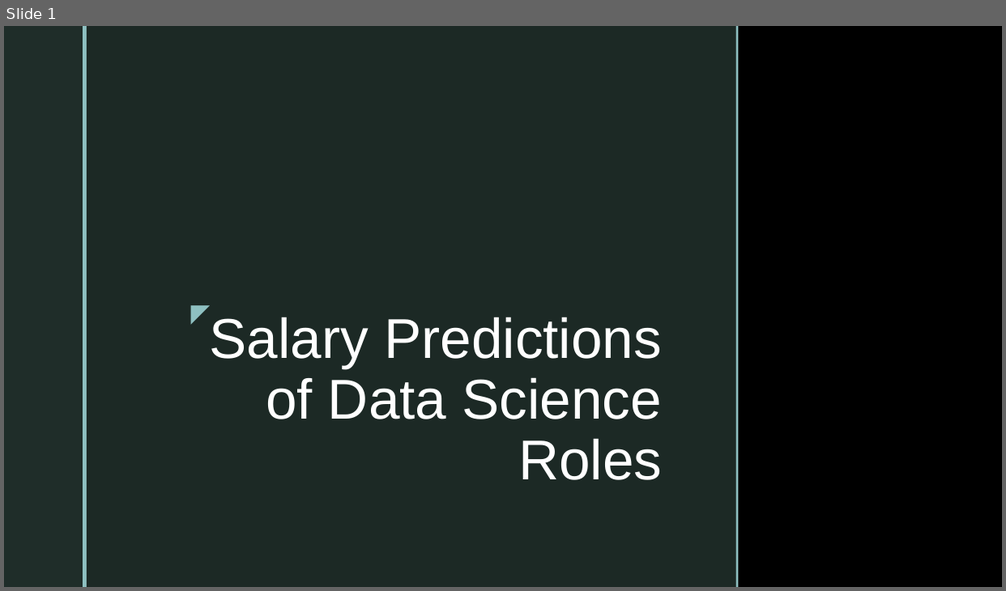
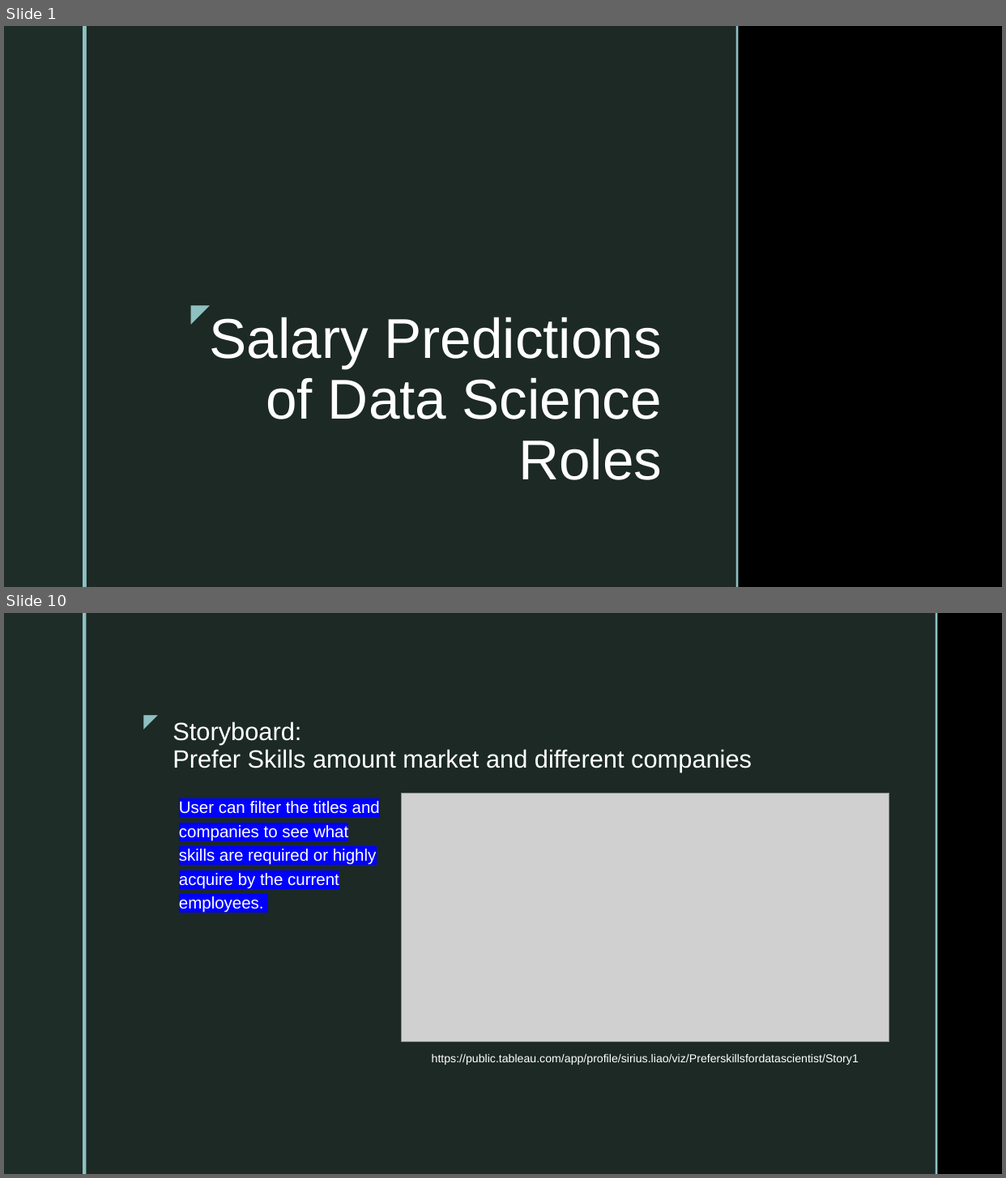
Before and after one commit to Sirius0531/final_project, a slide deck: 2nd Segment Project Deliverable/Deliverable2_Storyboard.pptx. Shown one above the other, each under a label of ours: slide 1 before the commit, slides 1 and 10 after it; the slides between them are not shown. The pictures are 1006x591 and 1006x1178 pixels, drawn with LibreOffice and Linux fonts; fonts in the diff are those of the drawing; grey boxes stand for pictures; background and template pictures are left out. Boxes give left, top, right and bottom in pixels: in the first picture for what was removed or moved away, otherwise in the second. Text is boxed around its words. In the diff, an @@ line names an element or a change of style, - is before the commit and + after.

```diff
--- a/2nd Segment Project Deliverable/Deliverable2_Storyboard.pptx
+++ b/2nd Segment Project Deliverable/Deliverable2_Storyboard.pptx
@@ slide 10 added at box(4, 613, 1002, 1174), background picture (left out); not listed: 2 template elements that a slide beside it also shows @@
@@ rectangle added at box(87, 613, 936, 1174), fill #1F2D29 at 92% opacity @@
@@ rectangle added at box(936, 613, 938, 1174), fill #8EC0C1 @@
@@ text added at box(131, 705, 165, 735), 18 pt, text #8EC0C1 @@
+◤
@@ title added at box(172, 722, 752, 772), 24 pt, text #FFFFFF @@
+Storyboard:
+Prefer Skills amount market and different companies
@@ text added at box(179, 801, 380, 913), 16 pt, text #FFFFFF @@
+User can filter the titles and companies to see what skills are required or highly acquire by the current employees.
@@ picture added at box(402, 793, 889, 1042) @@
@@ text added at box(432, 1054, 859, 1065), 11 pt, text #FFFFFF @@
+https://public.tableau.com/app/profile/sirius.liao/viz/Preferskillsfordatascientist/Story1
```
Also in this commit, not shown: 7 slides changed, 3 other slides added, 1 slide removed.
